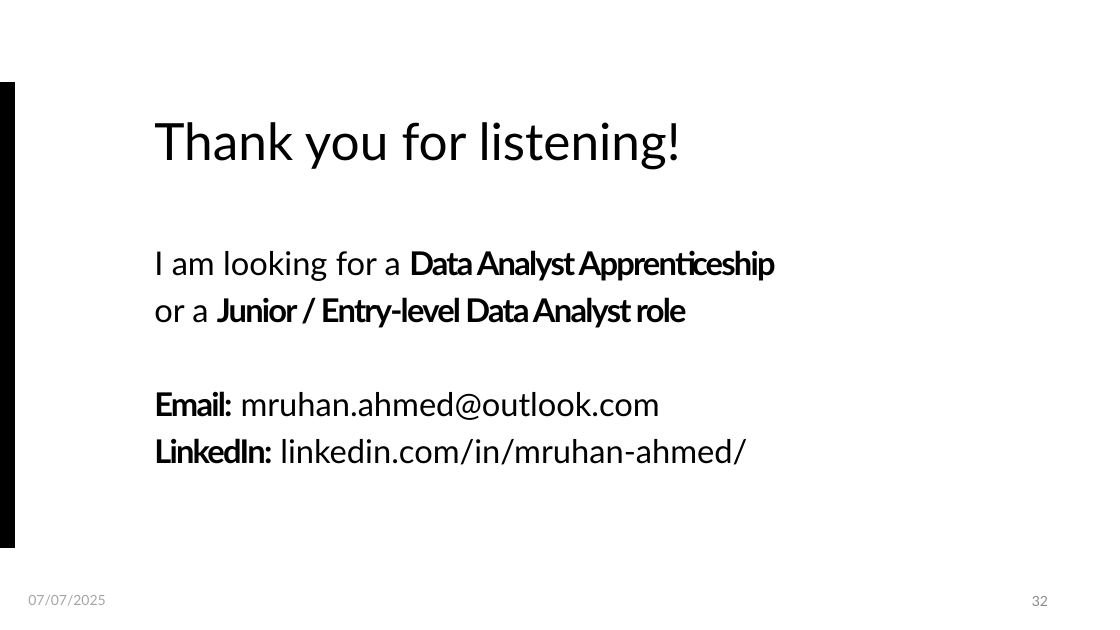
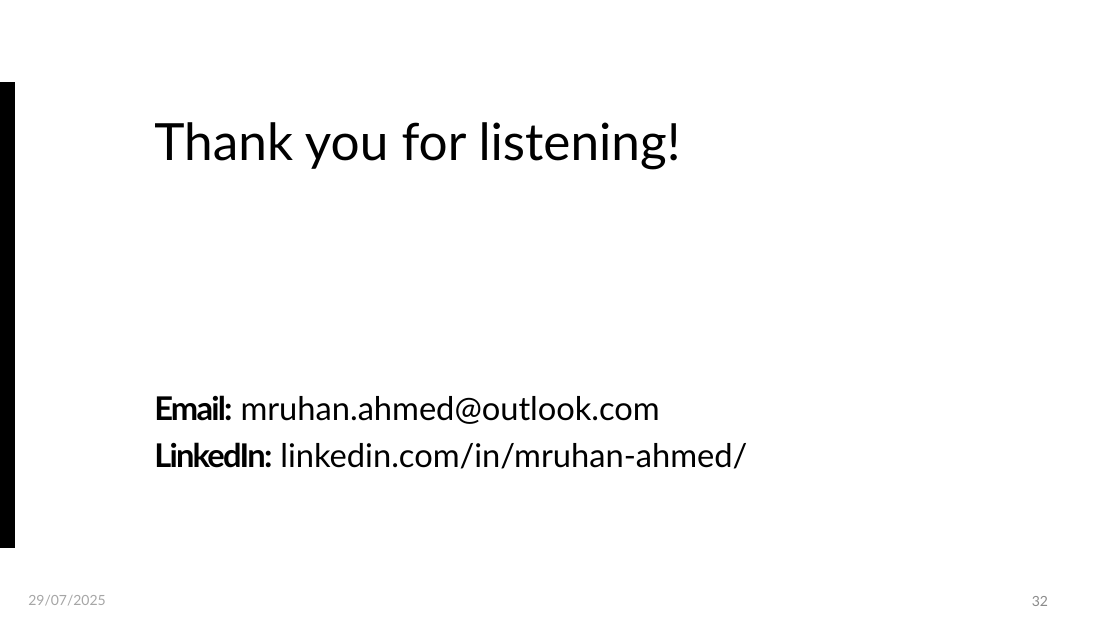
Before and after one commit to MRuhan-Ahmed/fabric-notebook-project, a slide deck: slide 32 of Q1-Trend-analysis.pptx. Drawn at 1120x630 pixels with LibreOffice and Linux fonts; fonts in the diff are those of the drawing; background and template pictures are left out. Boxes give left, top, right and bottom in pixels: in the first picture for what was removed or moved away, otherwise in the second. Text is boxed around its words. In the diff, an @@ line names an element or a change of style, - is before the commit and + after.

```diff
--- a/Q1-Trend-analysis.pptx
+++ b/Q1-Trend-analysis.pptx
@@ text at <box>154,250,776,328</box>: paragraphs removed @@
-I am looking for a Data Analyst Apprenticeship
-or a Junior / Entry-level Data Analyst role
@@ text at <box>28,595,105,606</box>: text changed @@
-07/07/2025
+29/07/2025
```
Also in this commit, not shown: 31 other slides changed.
